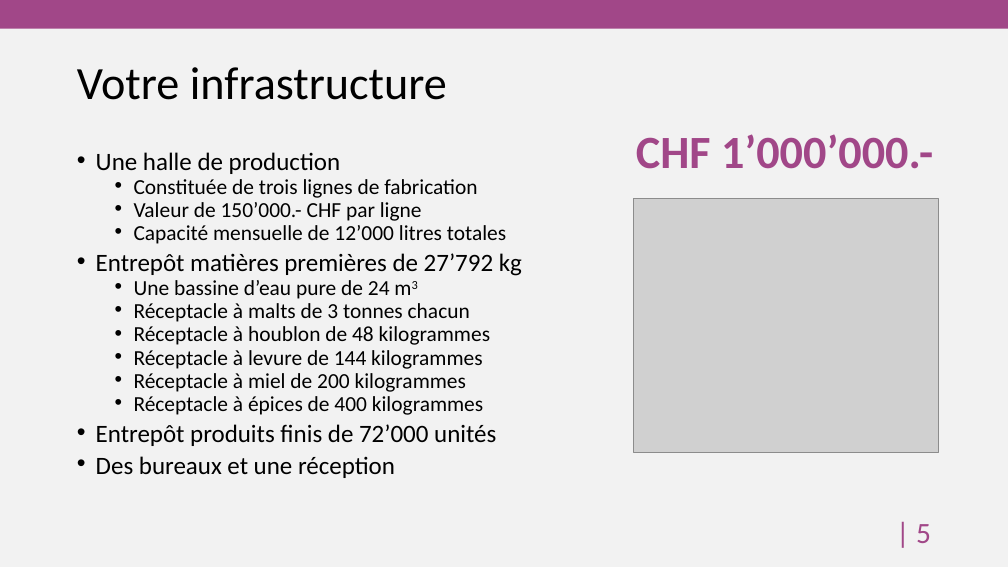
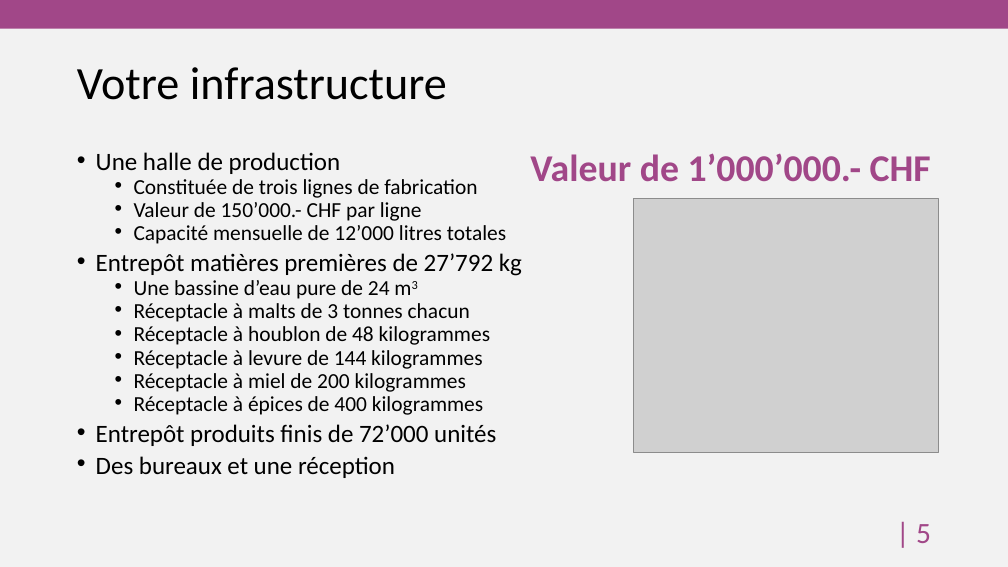
Before and after one commit to HEG-Arc/odoosim, a slide deck: slide 6 of BreweryAndCo.pptx. Drawn at 1008x567 pixels with LibreOffice and Linux fonts; fonts in the diff are those of the drawing; grey boxes stand for pictures; background and template pictures are left out. Boxes give left, top, right and bottom in pixels: in the first picture for what was removed or moved away, otherwise in the second. Text is boxed around its words. In the diff, an @@ line names an element or a change of style, - is before the commit and + after.

```diff
--- a/BreweryAndCo.pptx
+++ b/BreweryAndCo.pptx
@@ text at [530, 153, 931, 182]: text changed; size 44 to 36 pt @@
-CHF 1’000’000.-
+Valeur de 1’000’000.- CHF
```
Also in this commit, not shown: 19 other files.
